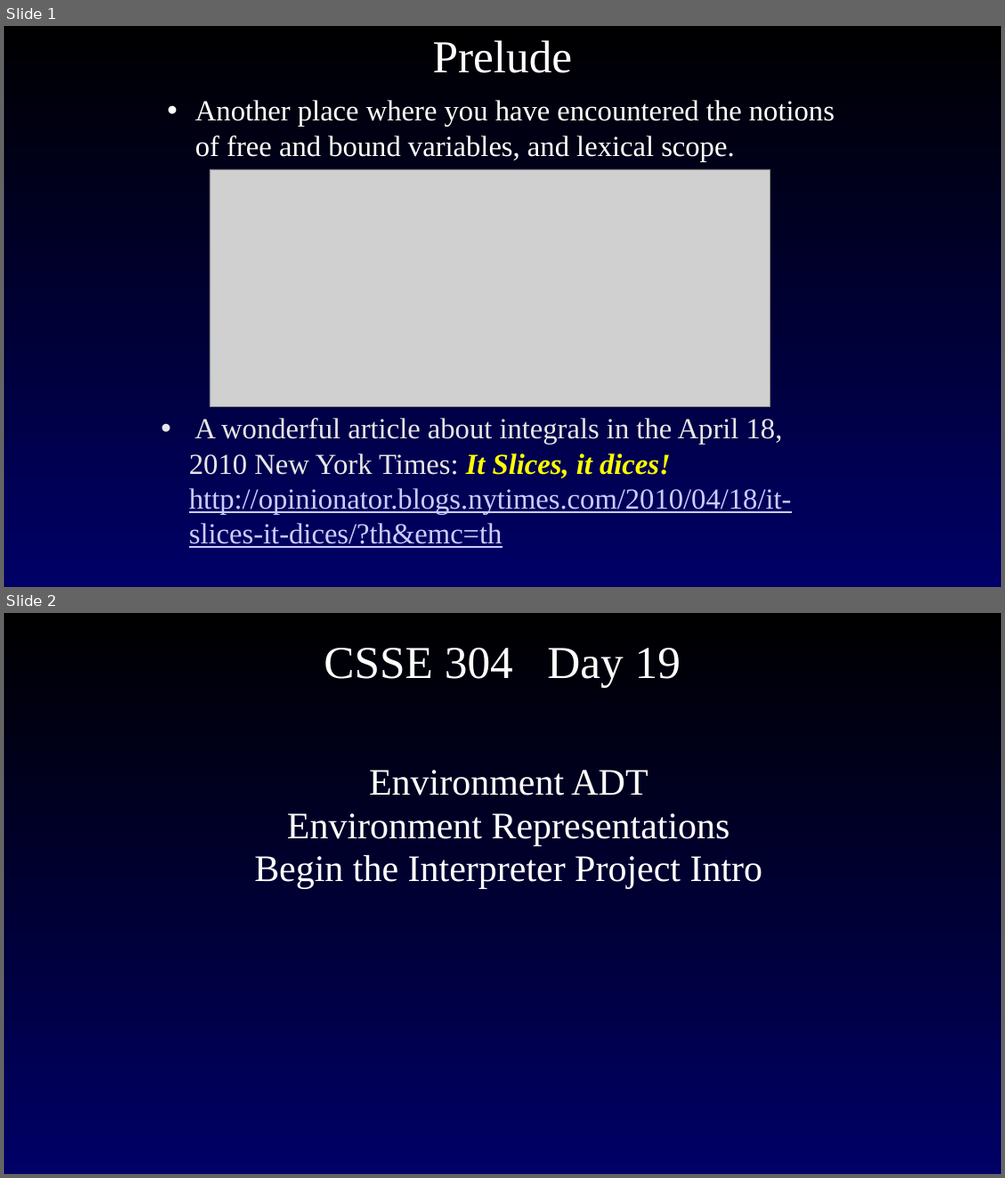
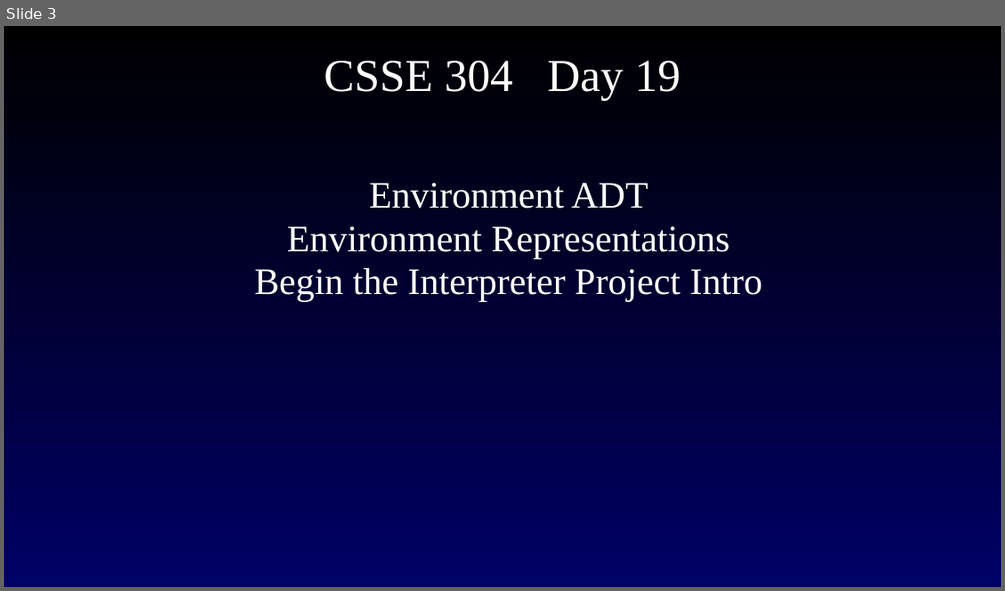
Before and after one commit to RHIT-CSSE/csse304, a slide deck: ClassMaterials/EnvironmentsAndClosures3/19-Environment_representations.pptx. Shown one above the other, each under a label of ours: slides 1 and 2 before the commit, slide 3 after it. The pictures are 1005x1178 and 1005x591 pixels, drawn with LibreOffice and Linux fonts; fonts in the diff are those of the drawing; grey boxes stand for pictures; background and template pictures are left out. Boxes give left, top, right and bottom in pixels: in the first picture for what was removed or moved away, otherwise in the second. Text is boxed around its words. In the diff, an @@ line names an element or a change of style, - is before the commit and + after.

```diff
--- a/ClassMaterials/EnvironmentsAndClosures3/19-Environment_representations.pptx
+++ b/ClassMaterials/EnvironmentsAndClosures3/19-Environment_representations.pptx
@@ slide 1 removed at (4, 26, 1001, 587), background gradient #000000 to #000066 @@
@@ title removed at (433, 40, 573, 73) @@
-Prelude
@@ text removed at (195, 100, 834, 161) @@
-• Another place where you have encountered the notions of free and bound variables, and lexical scope.
@@ picture removed at (210, 169, 770, 407) @@
@@ text removed at (189, 418, 792, 548) @@
-• A wonderful article about integrals in the April 18, 2010 New York Times: It Slices, it dices! http://opinionator.blogs.nytimes.com/2010/04/18/it-slices-it-dices/?th&emc=th
@@ what was slide 2 is now slide 3 @@
```
Also in this commit, not shown: 2 slides added, 9 other files.
